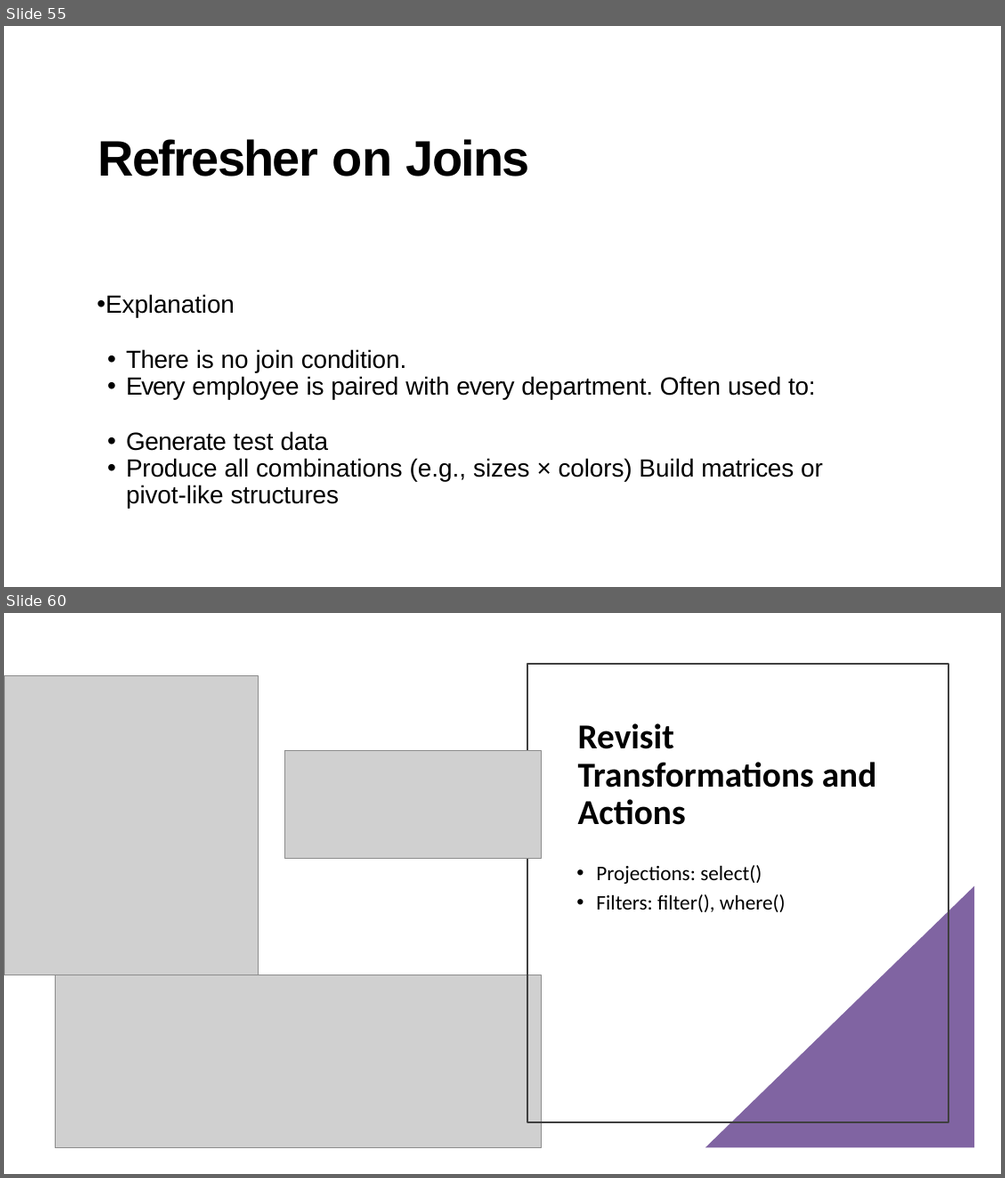
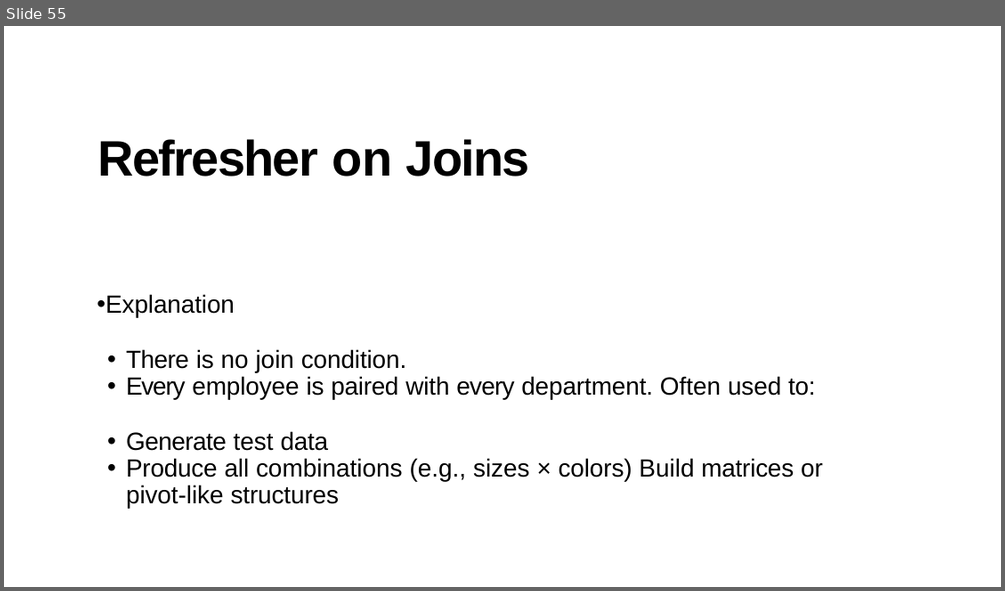
Before and after one commit to zhangyu027/UCI_Hadoop_Apache_Airflow, a slide deck: 02_Slides/M6_SparkSQL.pptx. Shown one above the other, each under a label of ours: slides 55 and 60 before the commit, slide 55 after it; the slides between them are not shown. The pictures are 1005x1178 and 1005x591 pixels, drawn with LibreOffice and Linux fonts; fonts in the diff are those of the drawing; grey boxes stand for pictures. Boxes give left, top, right and bottom in pixels: in the first picture for what was removed or moved away, otherwise in the second. Text is boxed around its words. In the diff, an @@ line names an element or a change of style, - is before the commit and + after.

```diff
--- a/02_Slides/M6_SparkSQL.pptx
+++ b/02_Slides/M6_SparkSQL.pptx
@@ slide 60 removed at box(4, 613, 1001, 1174), background #FFFFFF @@
@@ rectangle removed at box(527, 665, 947, 1123) @@
@@ picture removed at box(4, 676, 258, 975) @@
@@ title removed at box(578, 723, 877, 825) @@
-Revisit Transformations and Actions
@@ picture removed at box(285, 750, 542, 858) @@
@@ text removed at box(596, 865, 785, 912) @@
-• Projections: select()
-• Filters: filter(), where()
@@ right triangle removed at box(705, 885, 974, 1147) @@
@@ picture removed at box(55, 974, 541, 1147) @@
```
Also in this commit, not shown: 7 slides changed, 20 other slides removed, 10 other files.
